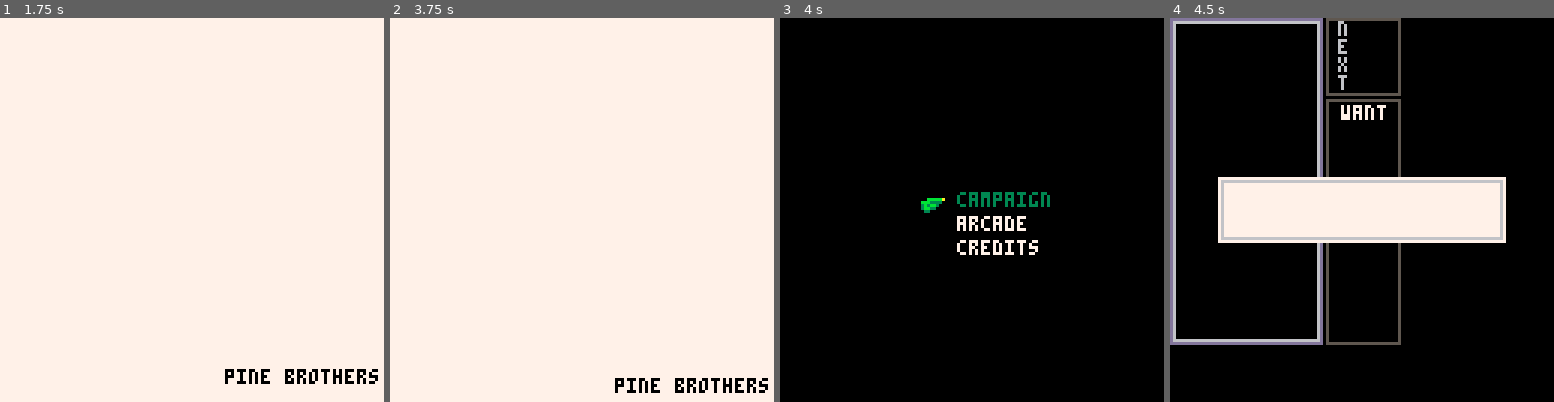
Above: before the commit, frames 1-4 (left to right).
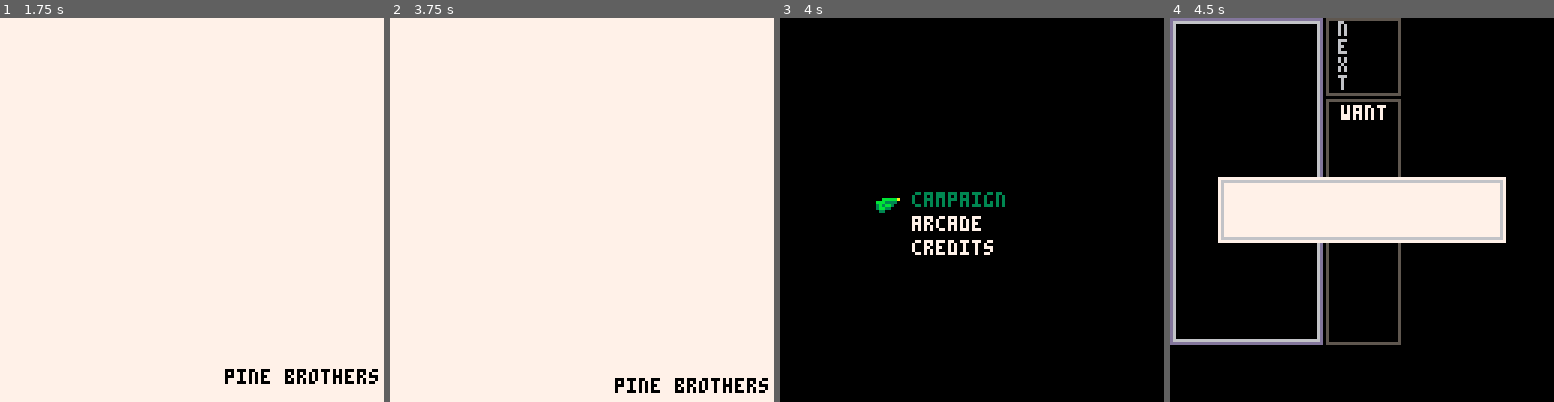
Above: after the commit, the same moments.

Repository: brunopinheiro/pico8_carts
Game: PICO-8 cartridge tagw.p8
The game is run twice, just before and just after one commit, with the same random seed, the same clock (stepped at 60 frames per second) and the same inputs.
Inputs:
- Up to frame 1 (1.75 s): tap X (X key) at 0.33, 1.07 s; tap O (Z key) at 0.7, 1.7 s; hold Right from 1.6 s (still down)
- Up to frame 2 (3.75 s): tap X (X key) at 1.85, 2.97 s; release Right at 2.1 s; tap O (Z key) every 0.4 s from 2.1 to 3.7 s; hold Up 2.15-2.42 s; hold Right 2.47-3.03 s; hold Left 3.08-3.58 s; hold Down from 3.63 s (still down)
- Up to frame 3 (4 s): release Down at 3.97 s
- Up to frame 4 (4.5 s): hold Right from 4.02 s (still down); tap X (X key) at 4.08 s; tap O (Z key) at 4.1 s

Frames 1-2 are identical in both runs. In frame 3, 2.3% of the frame differs, in the area x 25-71%, y 45-62%; in frame 4, nothing differs.

Commit message:
[tagw] adjusting main menu position

Diff:
--- a/tagw.p8
+++ b/tagw.p8
@@ -1121,7 +1121,7 @@
 end
 
 function new_logo_screen()
-	local main_menu = new_menu(45, 56, 40, 24, {
+	local main_menu = new_menu(30, 56, 46, 24, {
 		{ text='campaign', callback=function() g_scene_manager:open(g_levels.one()) end },
 		{ text='arcade', callback=function() end },
 		{ text='credits', callback=function() end }
